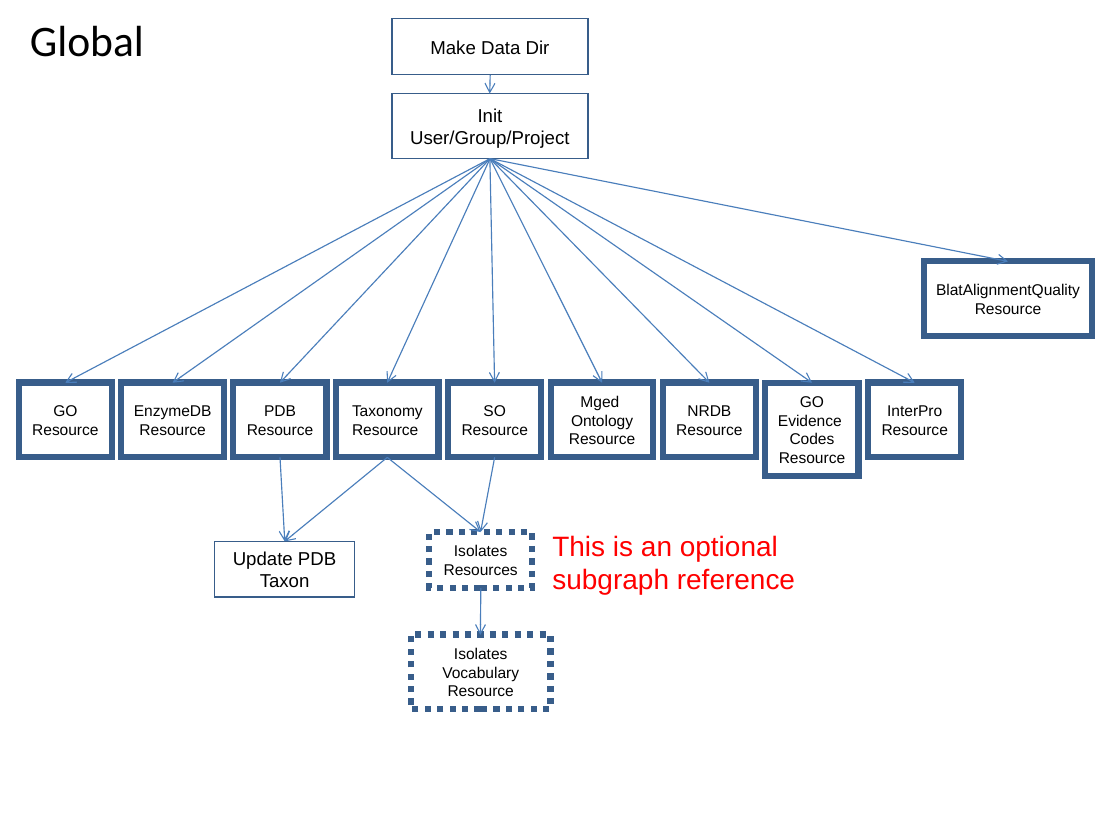
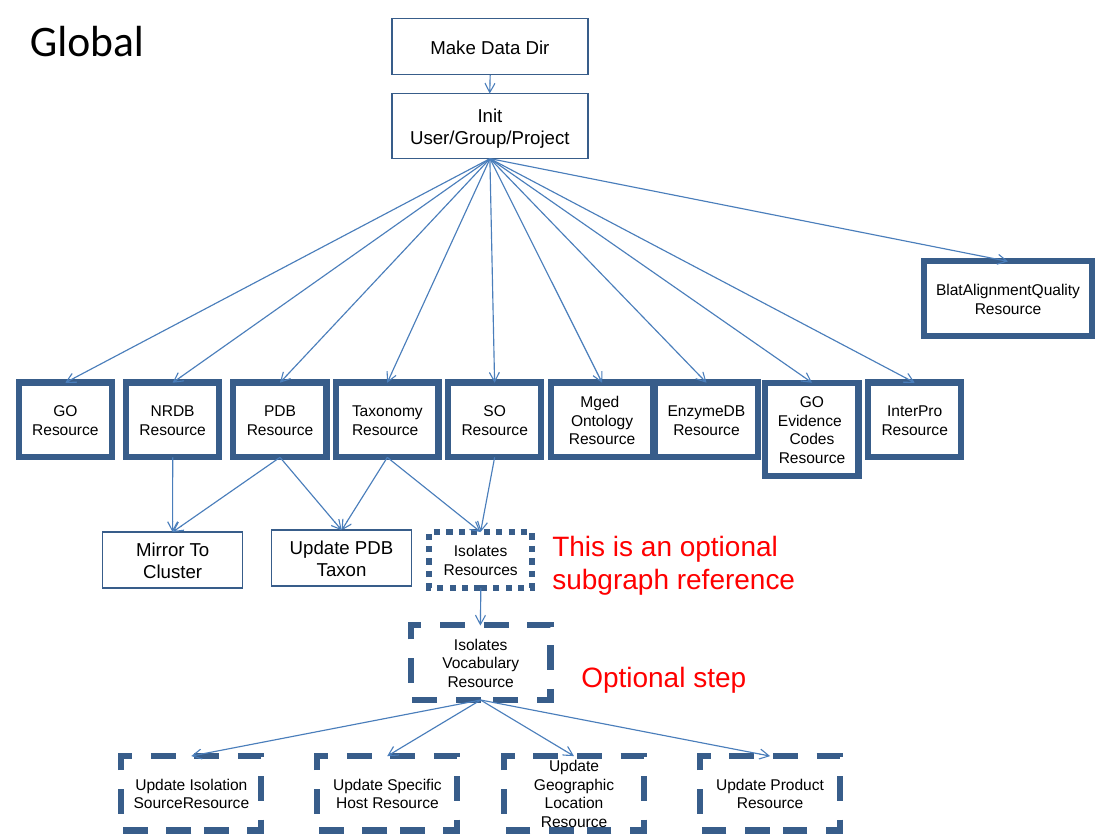
Before and after one commit to VEuPathDB/ApiCommonWorkflow, a slide deck: slide 3 of Main/doc/IntegratedWorkflow.ppt. Drawn at 1120x840 pixels with LibreOffice and Linux fonts; fonts in the diff are those of the drawing. Boxes give left, top, right and bottom in pixels: in the first picture for what was removed or moved away, otherwise in the second. Text is boxed around its words. In the diff, an @@ line names an element or a change of style, - is before the commit and + after.

```diff
--- a/Main/doc/IntegratedWorkflow.ppt
+++ b/Main/doc/IntegratedWorkflow.ppt
@@ rectangle "NRDB": place and size @@
-rectangle "NRDB" at [663, 383, 756, 458]
+rectangle "NRDB" at [127, 383, 220, 458]
@@ rectangle "EnzymeDB": place and size @@
-rectangle "EnzymeDB" at [121, 383, 224, 458]
+rectangle "EnzymeDB" at [655, 383, 758, 458]
@@ arrow added from (172, 457) to (172, 532), #4A7EBB 0.74 pt @@
@@ arrow added from (280, 457) to (172, 532), #4A7EBB 0.74 pt @@
@@ arrow moved from (280, 457) - (284, 541) to (280, 457) - (342, 530) @@
@@ arrow moved from (388, 457) - (284, 541) to (388, 457) - (342, 530) @@
@@ rectangle added at [103, 532, 243, 588], outline #385D8A 0.99 pt, 12 pt, text #000000 @@
+Mirror To Cluster
@@ rectangle "Update PDB Taxon": place and size @@
-rectangle "Update PDB Taxon" at [215, 541, 355, 597]
+rectangle "Update PDB Taxon" at [272, 530, 412, 586]
@@ arrow moved from (480, 588) - (480, 635) to (480, 588) - (480, 626) @@
@@ rectangle "Isolates Vocabulary": place and size @@
-rectangle "Isolates Vocabulary" at [411, 635, 551, 710]
+rectangle "Isolates Vocabulary" at [411, 625, 551, 700]
@@ text added at [581, 666, 746, 692], 18 pt, text #FF0000 @@
+Optional step
@@ arrow added from (480, 700) to (192, 756), #4A7EBB 0.74 pt @@
@@ arrow added from (480, 700) to (388, 756), #4A7EBB 0.74 pt @@
@@ arrow added from (480, 700) to (771, 756), #4A7EBB 0.74 pt @@
@@ arrow added from (480, 700) to (573, 756), #4A7EBB 0.74 pt @@
@@ rectangle added at [121, 756, 261, 831], outline #385D8A 4 pt dashed, 10 pt, text #000000 @@
+Update Isolation SourceResource
@@ rectangle added at [317, 756, 457, 831], outline #385D8A 4 pt dashed, 10 pt, text #000000 @@
+Update Specific Host Resource
@@ rectangle added at [504, 756, 644, 831], outline #385D8A 4 pt dashed, 10 pt, text #000000 @@
+Update Geographic Location Resource
@@ rectangle added at [700, 756, 840, 831], outline #385D8A 4 pt dashed, 10 pt, text #000000 @@
+Update Product Resource
```
Also in this commit, not shown: 8 other slides changed.
